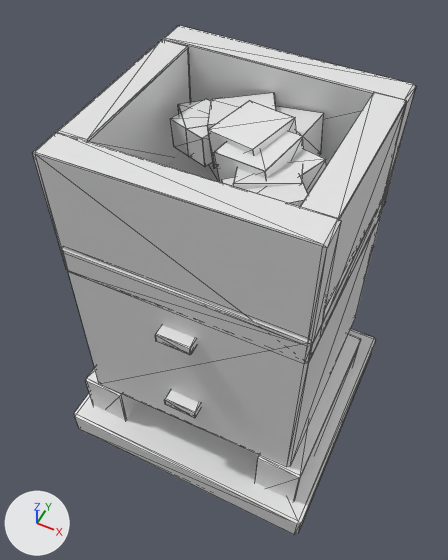
What one commit did to the OBJ model assets/variants/stoker_trough_tower.obj.
Both versions are drawn from a camera (50 mm lens) standing at (0.582, -1.235, 2.187) and looking at (-0.052, 0.033, 0.601). The lights are fixed; the arrows at lower left show +X, +Y and +Z. The first picture is the older version. Mesh edges are drawn as thin lines. Where no turn or scale is listed for an object, it has been applied to the vertices.

Before the edit, the objects in view are built like this:
```python
me_stoker_trough_tower = bpy.data.meshes.new('stoker_trough_tower')
me_stoker_trough_tower.from_pydata(...)  # 528 vertices, 968 faces; spans x -0.462..0.464, y -0.434..0.662, z -0.009..1.294
# faces by material slot: [396, 396, 132, 44]
me_stoker_trough_tower.materials.append(mat_wood)  # white #e7e7e7
me_stoker_trough_tower.materials.append(mat_coal)  # white #e7e7e7
me_stoker_trough_tower.materials.append(mat_iron)  # white #e7e7e7
me_stoker_trough_tower.materials.append(mat_stone)  # white #e7e7e7
ob_stoker_trough_tower = bpy.data.objects.new('stoker_trough_tower', me_stoker_trough_tower)
ob_stoker_trough_tower.location = (0.0, 0.0, 0.0)
```
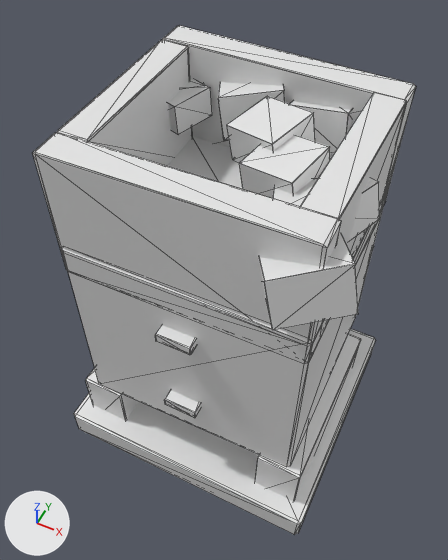
What the commit changed:
me_stoker_trough_tower is used by ob_stoker_trough_tower; location (0.0, 0.0, 0.0).
me_stoker_trough_tower had 528 vertices, 968 faces and spanned x -0.462..0.464, y -0.434..0.662, z -0.009..1.294.
me_stoker_trough_tower now has 528 vertices, 968 faces and spans x -0.462..0.464, y -0.441..0.662, z -0.009..1.294.
me_stoker_trough_tower part 1: the loose piece of 24 vertices spanning x -0.168..0.098, y -0.001..0.26, z 1.059..1.246 is moved by (-0.034, 0.131, 0.0).
me_stoker_trough_tower part 2: the loose piece of 24 vertices spanning x -0.237..-0.054, y 0.012..0.193, z 1.075..1.182 is moved by (-0.144, 0.1, 0.0).
me_stoker_trough_tower part 3: the loose piece of 24 vertices spanning x 0.016..0.241, y -0.174..0.051, z 1.071..1.224 is moved by (0.127, -0.061, 0.0).
me_stoker_trough_tower part 4: the loose piece of 24 vertices spanning x -0.256..-0.061, y 0.033..0.225, z 1.073..1.178 is moved by (-0.16, 0.13, 0.0).
me_stoker_trough_tower part 5: the loose piece of 24 vertices spanning x 0.016..0.304, y -0.291..-0.012, z 1.042..1.245 is moved by (0.159, -0.15, 0.0).
me_stoker_trough_tower part 6: the loose piece of 24 vertices spanning x -0.076..0.144, y -0.064..0.147, z 1.116..1.265 is moved by (0.034, 0.042, 0.0).
me_stoker_trough_tower part 7: the loose piece of 24 vertices spanning x -0.019..0.169, y 0.053..0.251, z 1.053..1.223 is moved by (0.073, 0.154, 0.0).
me_stoker_trough_tower part 8: the loose piece of 24 vertices spanning x 0.023..0.266, y -0.138..0.089, z 1.062..1.222 is moved by (0.145, -0.025, 0.0).
me_stoker_trough_tower part 9: the loose piece of 24 vertices spanning x -0.026..0.181, y -0.111..0.089, z 1.103..1.248 is moved by (0.077, -0.013, 0.0).

Where the change shows, as pixel boxes [x1, y1, x2, y2] in the pictures (448 x 560 px; the box of a moved part takes in the faces that stretch with it):
part 1 of me_stoker_trough_tower, moved or reshaped
    before: [207, 93, 276, 169]
    after: [218, 82, 285, 141]
part 2 of me_stoker_trough_tower, moved or reshaped
    before: [170, 99, 213, 167]
    after: [168, 80, 212, 135]
part 3 of me_stoker_trough_tower, moved or reshaped
    before: [233, 163, 303, 189]
    after: [273, 179, 317, 206]
part 4 of me_stoker_trough_tower, moved or reshaped (not visible afterwards)
    before: [178, 98, 222, 157]
part 5 of me_stoker_trough_tower, moved or reshaped
    before: [222, 177, 308, 206]
    after: [259, 234, 358, 330]
part 6 of me_stoker_trough_tower, moved or reshaped
    before: [208, 101, 297, 166]
    after: [227, 96, 315, 163]
part 7 of me_stoker_trough_tower, moved or reshaped
    before: [276, 106, 324, 156]
    after: [290, 101, 352, 153]
part 8 of me_stoker_trough_tower, moved or reshaped
    before: [289, 149, 326, 194]
    after: [314, 158, 379, 240]
part 9 of me_stoker_trough_tower, moved or reshaped
    before: [214, 131, 304, 183]
    after: [239, 135, 330, 198]
